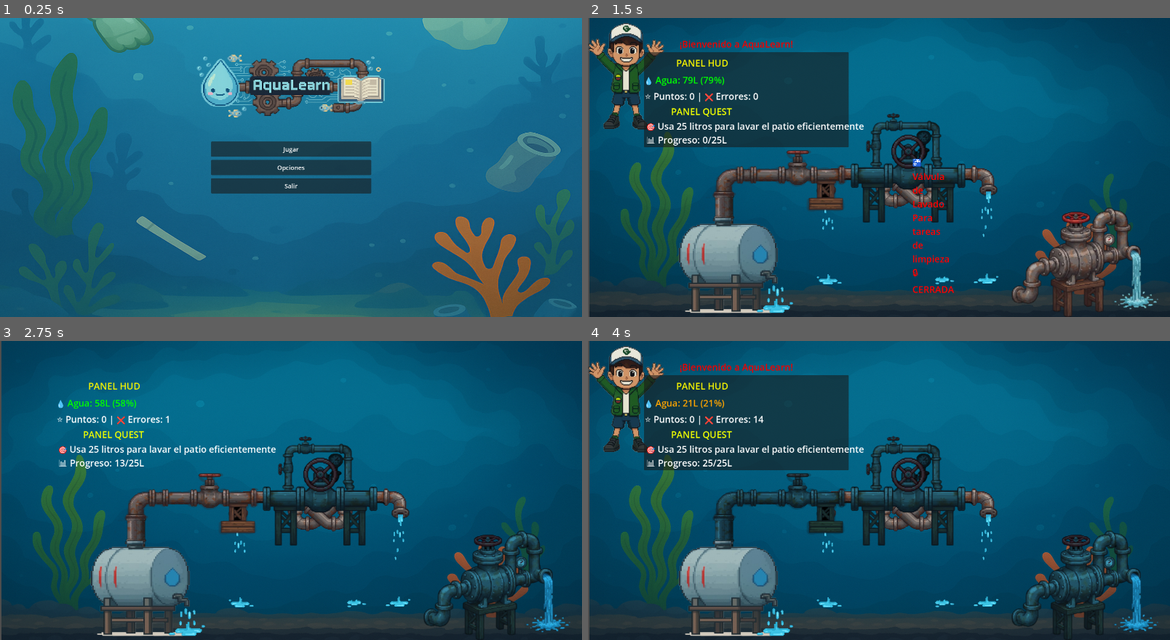
Above: before the commit, frames 1-4 (two rows, left to right).
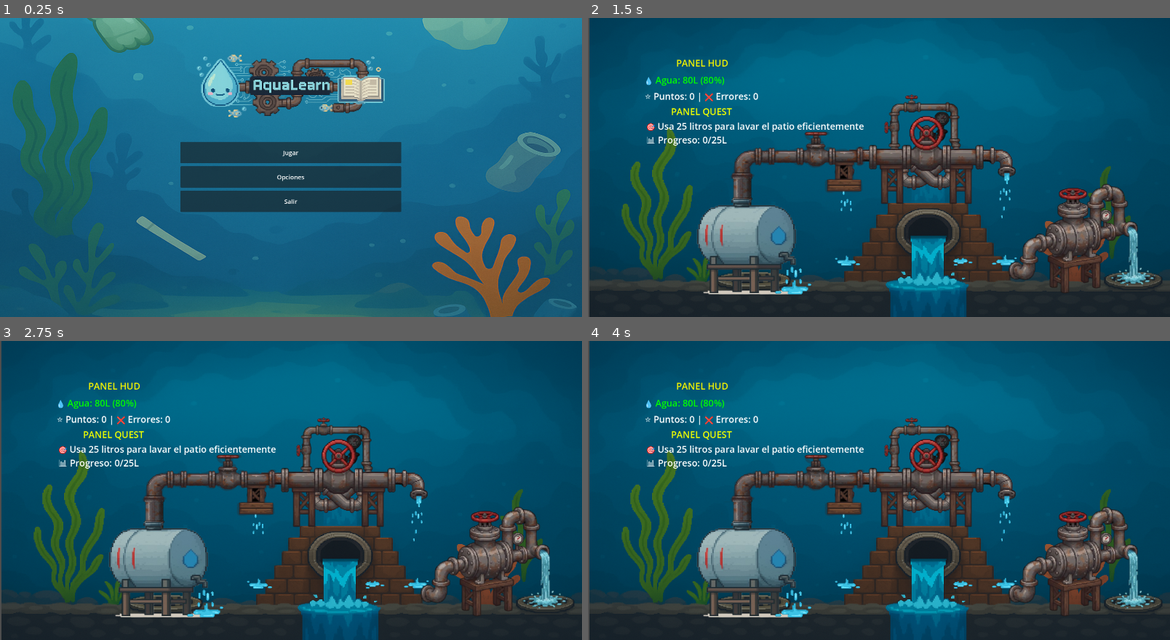
Above: after the commit, the same moments.

Repository: UnderMind-CO/AquaLearn
Game: Godot game, scene res://Main_menu/main_menu.tscn
Two runs of this game, one before a commit and one after it. Both use one fixed random seed, a clock stepped at 60 frames per second and the inputs below.
Inputs (mouse positions are in pixels of both pictures, inside the frame that each line leads up to):
- Up to frame 1 (0.25 s): no input
- Up to frame 2 (1.5 s): click "Jugar" at 0.5 s; tap Enter (ui_accept) at 1.25 s; move the mouse to (908, 152) at 1.27 s; click (908, 152) at 1.42 s
- Up to frame 3 (2.75 s): tap Enter (ui_accept) at 1.52, 2, 2.27 s; move the mouse to (488, 541) at 2.02 s; click (488, 541) at 2.17 s
- Up to frame 4 (4 s): tap Enter (ui_accept) at 2.75, 3.77 s; move the mouse to (797, 475) at 2.77 s; click (797, 475) at 2.92 s; move the mouse to (849, 550) at 3.52 s; click (849, 550) at 3.67 s

The runs differ from the first frame. In frame 1, 5.3% of the frame differs, in the area x 31-69%, y 41-65%; in frame 2, 43%; in frame 3, 31%; in frame 4, 44%, in the area x 0-100%, y 1-100%.

Commit message:
Fix Esteban Changes & Guía

Diff:
--- a/Main_menu/main_menu.tscn
+++ b/Main_menu/main_menu.tscn
@@ -58,16 +58,16 @@
 anchor_top = 0.5
 anchor_right = 0.5
 anchor_bottom = 0.5
-offset_left = -261.5
-offset_top = -85.0
-offset_right = 261.5
-offset_bottom = 85.0
+offset_left = -360.75
+offset_top = -84.0
+offset_right = 360.75
+offset_bottom = 176.0
 grow_horizontal = 2
 grow_vertical = 2
 theme_override_constants/separation = 10
 
 [node name="btn_play" type="Button" parent="ColorRect/VBoxContainer"]
-custom_minimum_size = Vector2(0, 50)
+custom_minimum_size = Vector2(0, 70)
 layout_mode = 2
 theme_override_colors/font_color = Color(1, 1, 1, 1)
 theme_override_colors/font_focus_color = Color(0, 0.8976866, 0, 0.84313726)
@@ -75,7 +75,7 @@
 text = "Jugar"
 
 [node name="btn_opciones" type="Button" parent="ColorRect/VBoxContainer"]
-custom_minimum_size = Vector2(0, 50)
+custom_minimum_size = Vector2(0, 70)
 layout_mode = 2
 theme_override_colors/font_color = Color(1, 1, 1, 1)
 theme_override_colors/font_focus_color = Color(0, 0.8976866, 0, 0.84313726)
@@ -83,7 +83,7 @@
 text = "Opciones"
 
 [node name="Btn_salir" type="Button" parent="ColorRect/VBoxContainer"]
-custom_minimum_size = Vector2(0, 50)
+custom_minimum_size = Vector2(0, 70)
 layout_mode = 2
 theme_override_colors/font_color = Color(1, 1, 1, 1)
 theme_override_colors/font_focus_color = Color(0, 0.8976866, 0, 0.84313726)
--- a/game/scenes/main_scene_game.gd
+++ b/game/scenes/main_scene_game.gd
@@ -49,7 +49,7 @@
 # ========== SISTEMA DE CLIMA/RECARGA ==========
 var tiempo_hasta_lluvia = 60.0
 var esta_lloviendo = false
-var lluvia_habilitada = false  # Desactivar lluvia automática por defecto
+var lluvia_habilitada = true
 
 # ========== REFERENCIAS A NODOS UI ==========
 @onready var guia = get_node_or_null("CanvasLayer2/Guia")
@@ -58,6 +58,7 @@
 @onready var label_mision = get_node_or_null("CanvasLayer2/Guia/CanvasLayer/HUD/LabelMision")
 @onready var tanque_sprite = get_node_or_null("TanqueAgua")
 @onready var tooltip_label = get_node_or_null("CanvasLayer2/Tooltip")
+@onready var mensaje_final = get_node_or_null("CanvasLayer2/Guia/Label2")
 
 # ========== LISTA DE MISIONES POSIBLES ==========
 var lista_misiones = [
@@ -110,6 +111,11 @@
 
 func _ready():
 	print("🌊 Juego de Conservación del Agua - Versión Mejorada")
+
+	# Ocultar el mensaje final al inicio
+	if mensaje_final:
+		mensaje_final.visible = false
+
 	conectar_valvulas()
 	actualizar_interfaz()
 	call_deferred("iniciar_nueva_mision")
@@ -248,7 +254,7 @@
 	actualizar_interfaz()
 
 	if guia:
-		mostrar_mensaje_guia("📋 Nueva Misión: " + mision_actual["descripcion"] + "\n\n💡 " + mision_actual["consejo_inicial"], 6.0)
+		mostrar_mensaje_guia( mision_actual["consejo_inicial"], 6.0)
 
 func verificar_progreso_mision():
 	if mision_actual.has("valvula") and not mision_actual["completada"]:
@@ -277,6 +283,11 @@
 
 	if exitosa:
 		puntos += mision_actual["puntos_recompensa"]
+
+		# BONIFICACIÓN: +10 litros por misión completada exitosamente
+		agua_en_tanque += 10.0
+		agua_en_tanque = min(agua_en_tanque, capacidad_maxima)  # No exceder capacidad máxima
+
 		var mensajes_exito = [
 			"🎉 ¡PERFECTO! ¡Sigue así! Completaste la misión de manera impecable.",
 			"⭐ ¡EXCELENTE TRABAJO! Has usado el agua de forma muy eficiente.",
@@ -285,7 +296,7 @@
 			"🏆 ¡MAGISTRAL! Así se cuida el agua correctamente."
 		]
 		var mensaje = mensajes_exito[randi() % mensajes_exito.size()]
-		mostrar_mensaje_guia(mensaje + "\n\n+" + str(mision_actual["puntos_recompensa"]) + " puntos 🎯\nMisiones completadas: " + str(misiones_completadas), 5.0)
+		mostrar_mensaje_guia(mensaje + "\n\n🎁 BONIFICACIÓN: +10 litros de agua\n+" + str(mision_actual["puntos_recompensa"]) + " puntos 🎯\nMisiones completadas: " + str(misiones_completadas), 5.0)
 	else:
 		puntos += int(mision_actual["puntos_recompensa"] / 4)
 		agua_total_desperdiciada += valvulas[mision_actual["valvula"]]["necesita_agua"] - mision_actual["cantidad_exacta"]
@@ -337,7 +348,7 @@
 
 func mostrar_mensaje_guia(mensaje, duracion = 3.0):
 	if guia:
-		var label_guia = guia.get_node_or_null("Panel/Label")
+		var label_guia = guia.get_node_or_null("Label")
 		if label_guia:
 			label_guia.text = mensaje
 			print("💬 Guía dice: " + mensaje)
--- a/game/scenes/main_scene_game.tscn
+++ b/game/scenes/main_scene_game.tscn
@@ -59,6 +59,7 @@
 offset_bottom = 413.0
 
 [node name="Label2" type="Label" parent="CanvasLayer2/Guia"]
+visible = false
 layout_mode = 0
 offset_left = 208.0
 offset_top = 42.0
@@ -69,6 +70,7 @@
 text = "¡Bienvenido a AquaLearn!"
 horizontal_alignment = 1
 vertical_alignment = 1
+autowrap_mode = 3
 
 [node name="panelbox" type="Panel" parent="CanvasLayer2/Guia"]
 layout_mode = 0
@@ -157,44 +159,44 @@
 [node name="ValvulaLavado" type="Area2D" parent="."]
 
 [node name="TextureRect" type="TextureRect" parent="ValvulaLavado"]
-offset_left = 726.0
-offset_top = 461.5
-offset_right = 1348.0
-offset_bottom = 873.5
+offset_left = 785.5
+offset_top = 400.5
+offset_right = 1407.5
+offset_bottom = 812.5
 texture = ExtResource("3_a8f63")
 expand_mode = 1
 
 [node name="Sprite2D" type="Sprite2D" parent="ValvulaLavado"]
-position = Vector2(1049, 466.5)
+position = Vector2(1108.5, 405.5)
 texture = ExtResource("4_ieygd")
 
 [node name="CollisionShape2D" type="CollisionShape2D" parent="ValvulaLavado"]
-position = Vector2(1044, 438)
+position = Vector2(1103.5, 377)
 shape = SubResource("RectangleShape2D_ox5h3")
 
 [node name="ValvulaDesague" type="Area2D" parent="."]
 
 [node name="Sprite2D" type="Sprite2D" parent="ValvulaDesague"]
-position = Vector2(1622.5, 778.5)
+position = Vector2(1612.5, 700.5)
 texture = ExtResource("7_ox5h3")
 
 [node name="CollisionShape2D" type="CollisionShape2D" parent="ValvulaDesague"]
-position = Vector2(1592.5, 656)
+position = Vector2(1582.5, 578)
 shape = SubResource("RectangleShape2D_k53vo")
 
 [node name="ValvulaCisterna" type="Area2D" parent="."]
 
 [node name="Sprite2D" type="Sprite2D" parent="ValvulaCisterna"]
-position = Vector2(611.5, 648)
+position = Vector2(671, 587)
 scale = Vector2(1.5059998, 1.108)
 texture = ExtResource("2_a8f63")
 
 [node name="CollisionShape2D" type="CollisionShape2D" parent="ValvulaCisterna"]
-position = Vector2(685, 441)
+position = Vector2(744.5, 380)
 shape = SubResource("RectangleShape2D_uqfcf")
 
 [node name="TanqueAgua" type="Sprite2D" parent="."]
-position = Vector2(456, 801.00006)
+position = Vector2(515.5, 740.00006)
 scale = Vector2(1.001634, 0.9289215)
 texture = ExtResource("2_sv8yq")
 
Not shown: 1 places in Main_menu/main_menu.tscn that only renumber resources
Binary file changed: assets/Aquaplant/fondo_mar_segundo_panel.png
